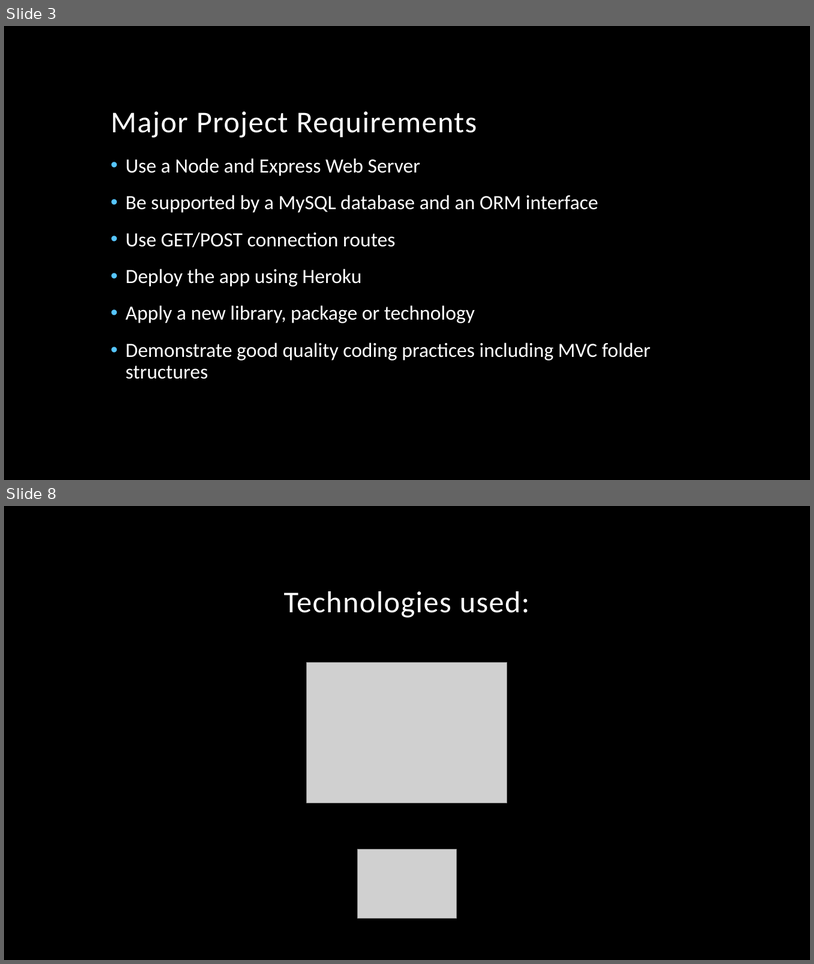
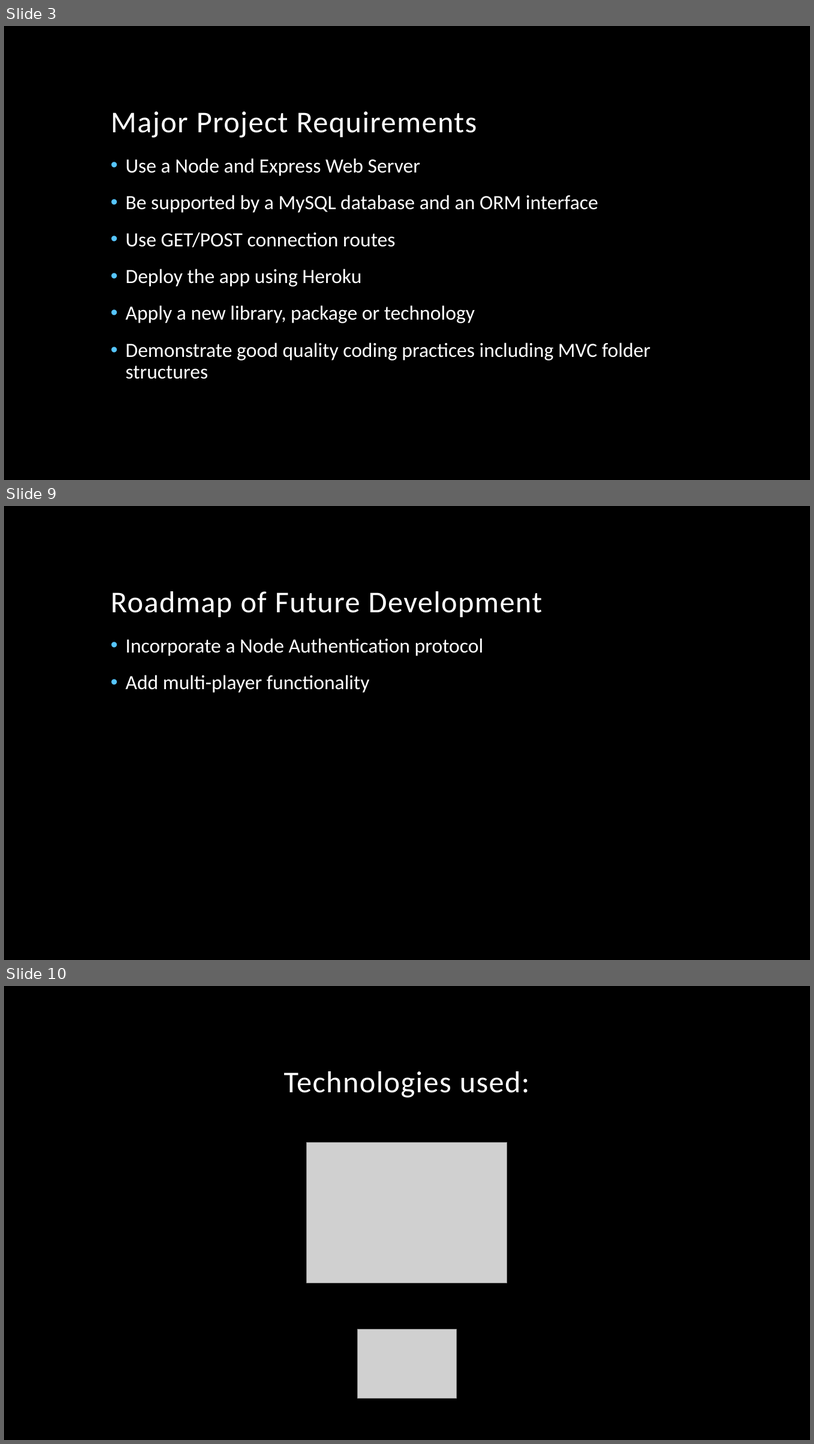
Before and after one commit to CoreyDH/Rangama, a slide deck: Anagram Presentation.pptx. Shown one above the other, each under a label of ours: slides 3 and 8 before the commit, slides 3, 9 and 10 after it; the slides between them are not shown. The pictures are 814x964 and 814x1444 pixels, drawn with LibreOffice and Linux fonts; fonts in the diff are those of the drawing; grey boxes stand for pictures; background and template pictures are left out. Boxes give left, top, right and bottom in pixels: in the first picture for what was removed or moved away, otherwise in the second. Text is boxed around its words. In the diff, an @@ line names an element or a change of style, - is before the commit and + after.

```diff
--- a/Anagram Presentation.pptx
+++ b/Anagram Presentation.pptx
@@ slide 9 added at (x1=4, y1=506, x2=810, y2=960), background picture (left out) @@
@@ title added at (x1=111, y1=591, x2=542, y2=617), 36 pt, text #FFFFFF @@
+Roadmap of Future Development
@@ text added at (x1=126, y1=638, x2=484, y2=693), 24 pt, text #FFFFFF @@
+• Incorporate a Node Authentication protocol
+• Add multi-player functionality
@@ what was slide 8 is now slide 10 @@
```
Also in this commit, not shown: 4 slides changed, 1 other slide added, 5 other files.
